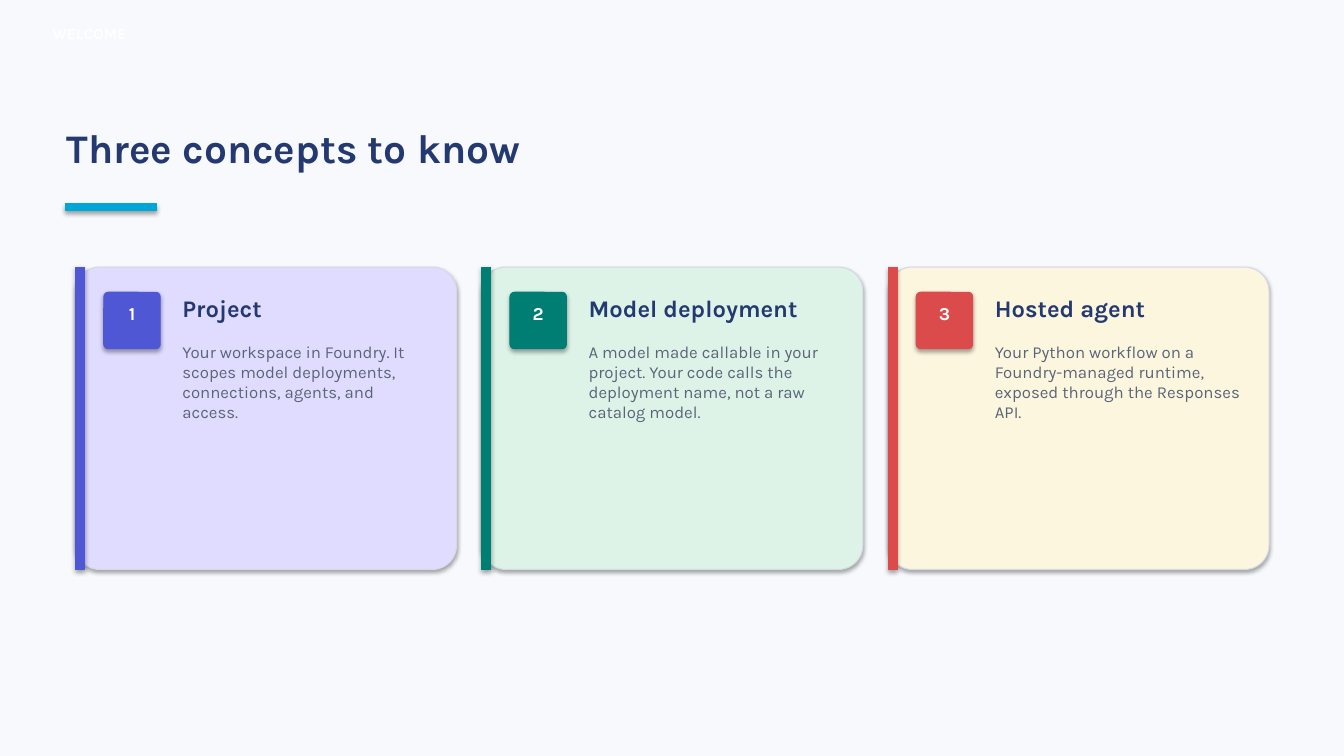
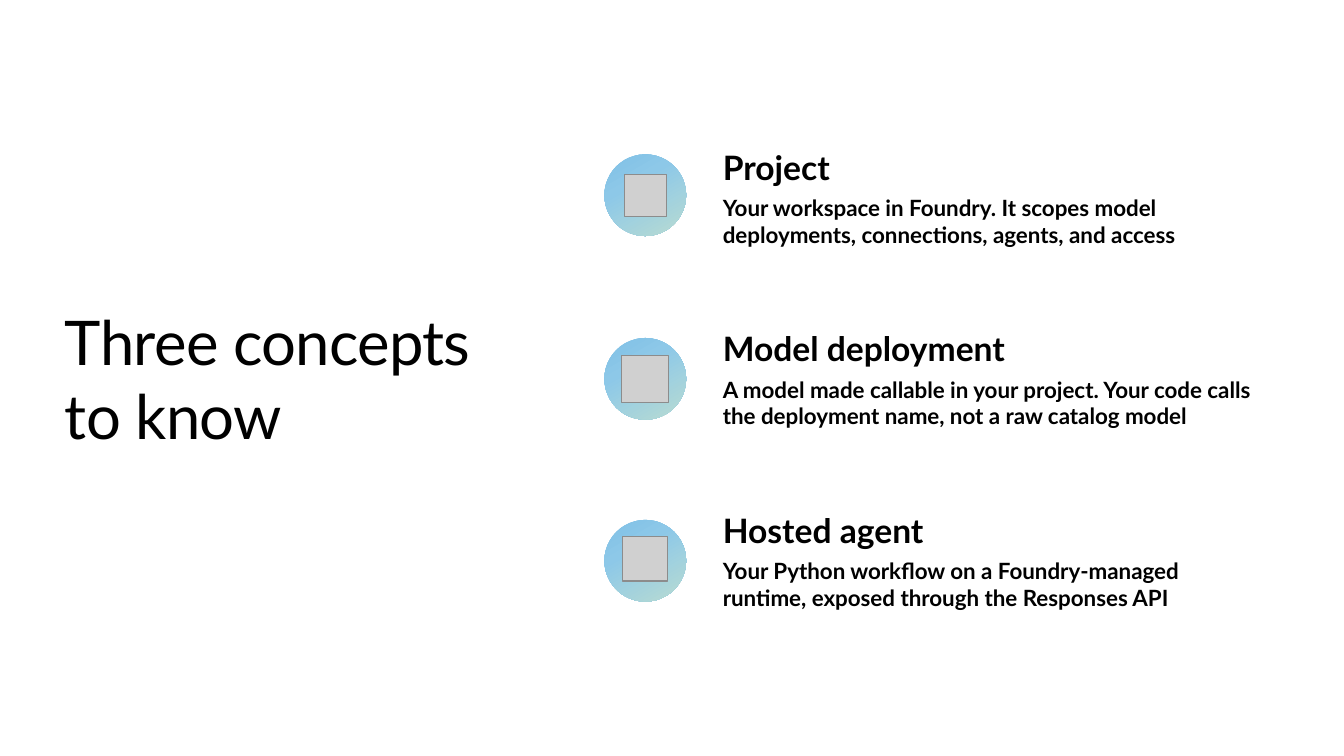
Before and after one commit to microsoft/aitour27-ILL335-building-deploying-ai-agents-with-microsoft-foundry, a slide deck: slide 5 of delivery-resources/ILL335-Attendee-Walkthrough-FY27.pptx. Drawn at 1344x756 pixels with LibreOffice and Linux fonts; fonts in the diff are those of the drawing; grey boxes stand for pictures; background and template pictures are left out. Boxes give left, top, right and bottom in pixels: in the first picture for what was removed or moved away, otherwise in the second. Text is boxed around its words. In the diff, an @@ line names an element or a change of style, - is before the commit and + after.

```diff
--- a/delivery-resources/ILL335-Attendee-Walkthrough-FY27.pptx
+++ b/delivery-resources/ILL335-Attendee-Walkthrough-FY27.pptx
@@ background #F8F9FC to #FFFFFF @@
@@ vertical alignment top to middle in 3 elements at (723,336,1250,428), (723,518,1179,610), (723,155,1175,247) @@
@@ ellipse added at (605,154,687,236), fill gradient #7FC0E6 to #8DC8E8 to #B9DCD2 @@
@@ picture added at (624,174,666,217) @@
@@ text at (723,155,1175,247): text changed; size 12 to 16 pt; font Karla to Lato; text colour #5B6578 to #000000; bold on @@
-Your workspace in Foundry. It scopes model deployments, connections, agents, and access.
+Project
+Your workspace in Foundry. It scopes model deployments, connections, agents, and access
@@ rectangle removed at (66,204,156,211) @@
@@ title "Three concepts to know": place and size @@
-title "Three concepts to know" at (67,135,520,173)
+title "Three concepts to know" at (65,319,470,440)
@@ title "Three concepts to know" at (65,319,470,440): size 29 to 44 pt, font Karla to Lato, text colour #233970 to #000000, letter spacing 0 to -0.5 pt, bold off; vertical alignment top to middle @@
@@ rounded rectangle removed at (76,267,457,570) @@
@@ rectangle removed at (76,267,85,570) @@
@@ rounded rectangle removed at (482,267,863,570) @@
@@ rectangle removed at (482,267,491,570) @@
@@ rounded rectangle removed at (888,267,1269,570) @@
@@ rectangle removed at (888,267,897,570) @@
@@ rounded rectangle removed at (104,292,160,349) @@
@@ rounded rectangle removed at (510,292,567,349) @@
@@ rounded rectangle removed at (917,292,973,349) @@
@@ text removed at (129,308,135,320) @@
-1
@@ text removed at (182,300,261,323) @@
-Project
@@ text removed at (533,308,544,320) @@
-2
@@ text removed at (589,300,797,323) @@
-Model deployment
@@ text removed at (939,308,950,320) @@
-3
@@ text removed at (995,300,1145,323) @@
-Hosted agent
@@ ellipse added at (605,338,687,419), fill gradient #7FC0E6 to #8DC8E8 to #B9DCD2 @@
@@ picture added at (622,355,669,402) @@
@@ text at (723,336,1250,428): text changed; size 12 to 16 pt; font Karla to Lato; text colour #5B6578 to #000000; bold on @@
-A model made callable in your project. Your code calls the deployment name, not a raw catalog model.
+Model deployment
+A model made callable in your project. Your code calls the deployment name, not a raw catalog model
@@ ellipse added at (605,520,687,602), fill gradient #7FC0E6 to #8DC8E8 to #B9DCD2 @@
@@ picture added at (623,536,667,581) @@
@@ text at (723,518,1179,610): text changed; size 12 to 16 pt; font Karla to Lato; text colour #5B6578 to #000000; bold on @@
-Your Python workflow on a Foundry-managed runtime, exposed through the Responses API.
+Hosted agent
+Your Python workflow on a Foundry-managed runtime, exposed through the Responses API
```
Also in this commit, not shown: 10 other slides changed, 1 other file.
